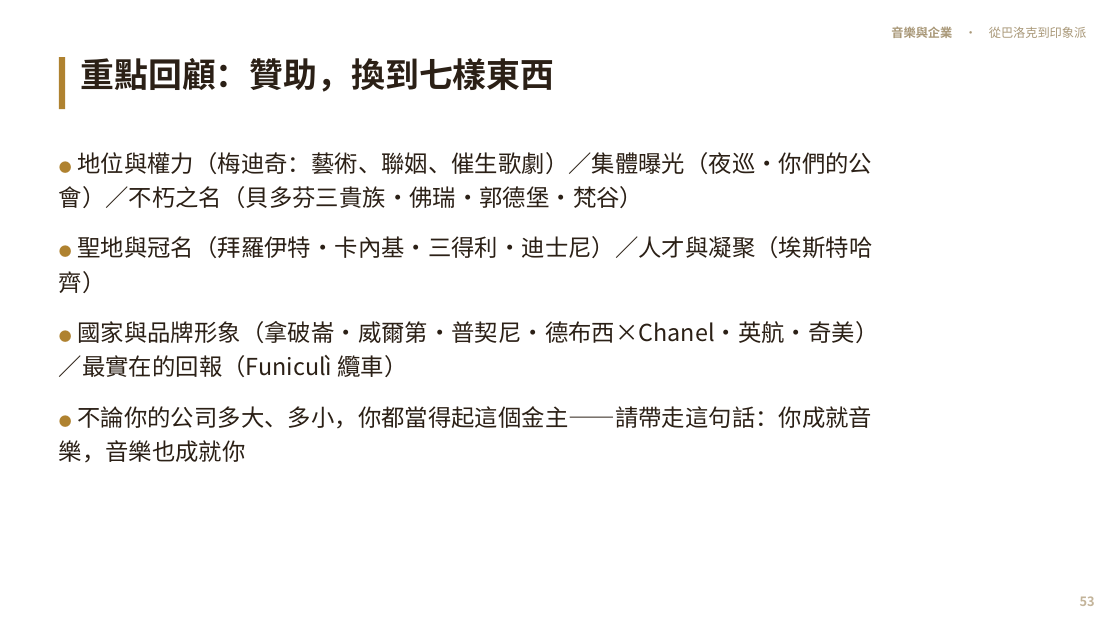
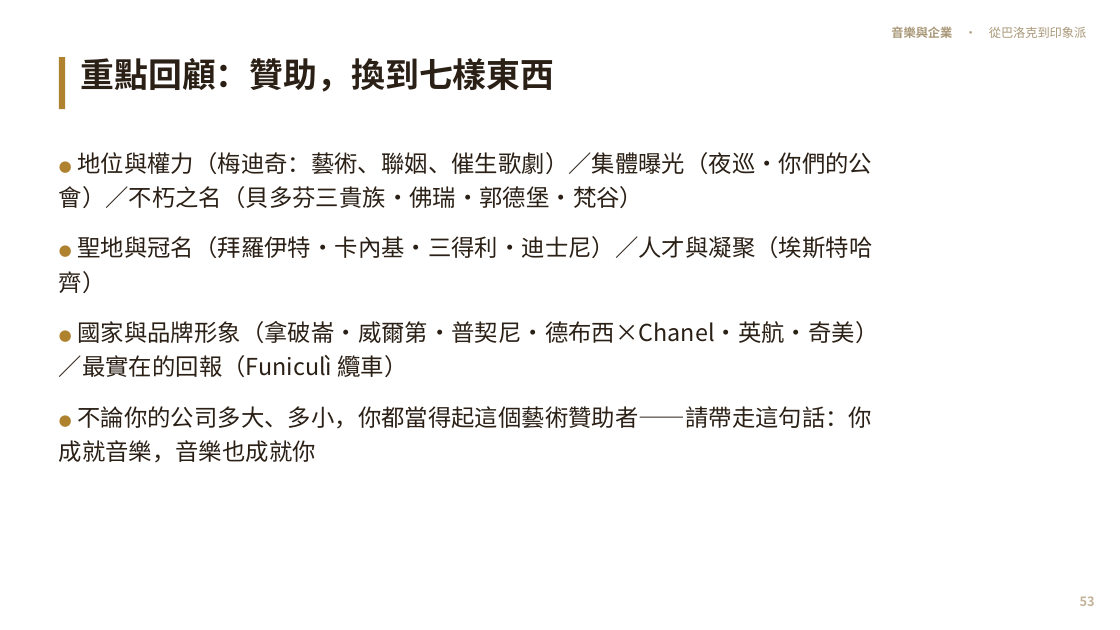
Before and after one commit to kblab2024/music-business-lecture, a slide deck: slide 53 of docs/downloads/音樂與企業-投影片.pptx. Drawn at 1120x630 pixels with LibreOffice and Linux fonts; fonts in the diff are those of the drawing. Boxes give left, top, right and bottom in pixels: in the first picture for what was removed or moved away, otherwise in the second. Text is boxed around its words. In the diff, an @@ line names an element or a change of style, - is before the commit and + after.

```diff
--- a/docs/downloads/音樂與企業-投影片.pptx
+++ b/docs/downloads/音樂與企業-投影片.pptx
@@ text at (59,406,872,463): text changed @@
-● 不論你的公司多大、多小，你都當得起這個金主——請帶走這句話：你成就音樂，音樂也成就你
+● 不論你的公司多大、多小，你都當得起這個藝術贊助者——請帶走這句話：你成就音樂，音樂也成就你
```
Also in this commit, not shown: 13 other slides changed, 7 other files.
